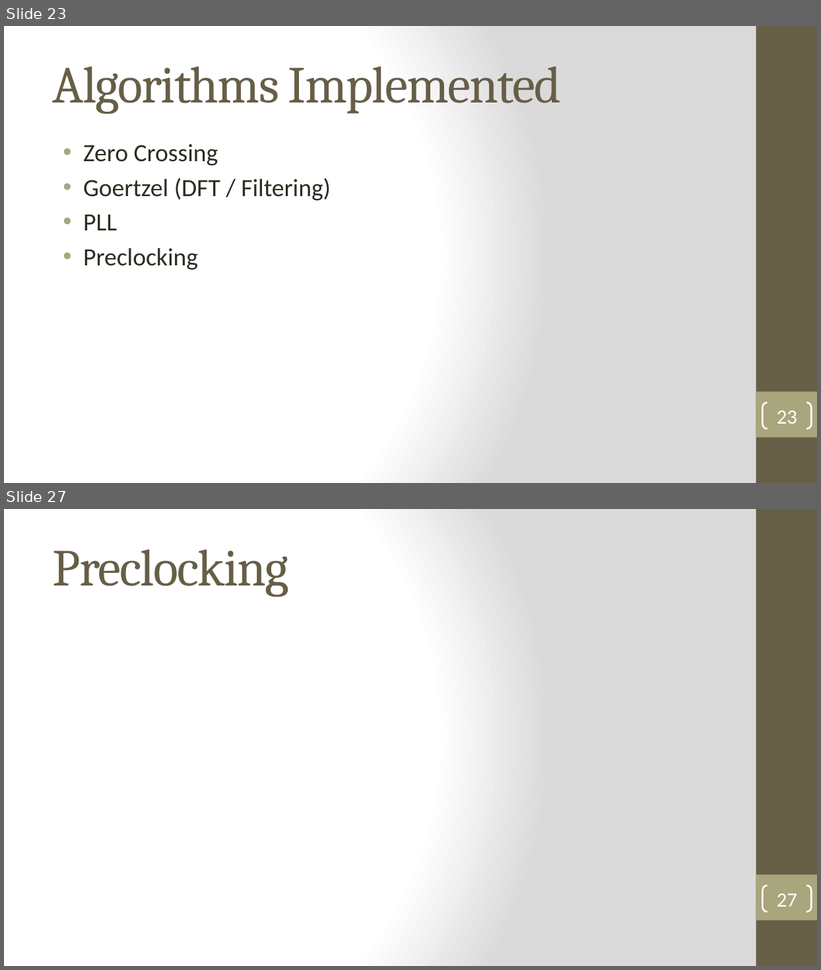
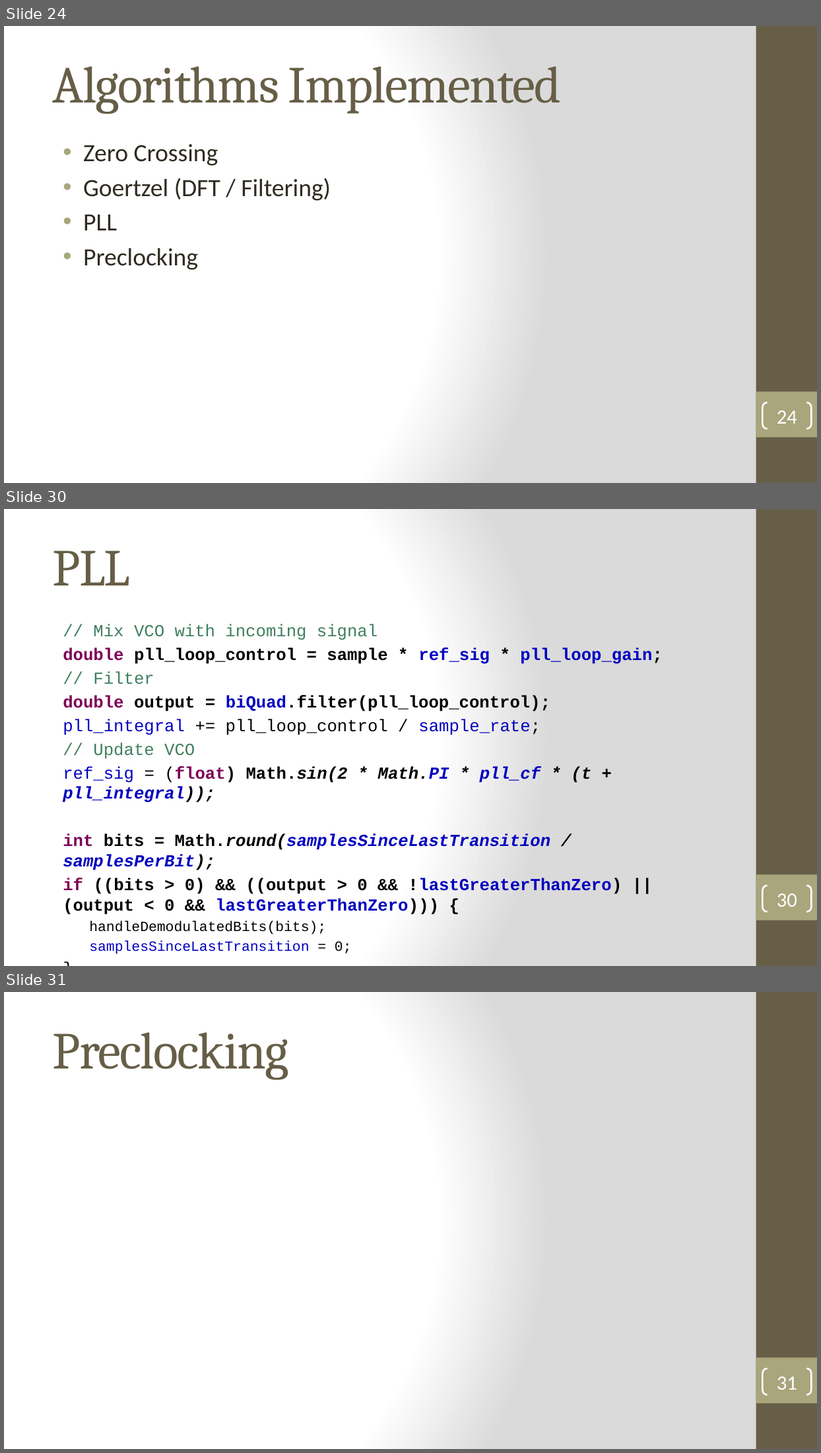
Before and after one commit to robbieford/RRXThesis, a slide deck: Thesis Defense.pptx. Shown one above the other, each under a label of ours: slides 23 and 27 before the commit, slides 24, 30 and 31 after it; the slides between them are not shown. The pictures are 821x970 and 821x1453 pixels, drawn with LibreOffice and Linux fonts; fonts in the diff are those of the drawing. Boxes give left, top, right and bottom in pixels: in the first picture for what was removed or moved away, otherwise in the second. Text is boxed around its words. In the diff, an @@ line names an element or a change of style, - is before the commit and + after.

```diff
--- a/Thesis Defense.pptx
+++ b/Thesis Defense.pptx
@@ slide 30 added at <box>4,509,817,966</box>, background gradient #FFFFFF to #DADADA; not listed: 2 template elements that a slide beside it also shows @@
@@ title added at <box>53,551,130,586</box>, 46 pt, text #675E47 @@
+PLL
@@ text added at <box>63,624,663,935</box>, 15 pt, text #000000, bold @@
+// Mix VCO with incoming signal
+double pll_loop_control = sample * ref_sig * pll_loop_gain;
+// Filter
+double output = biQuad.filter(pll_loop_control);
+pll_integral += pll_loop_control / sample_rate;
+// Update VCO
+ref_sig = (float) Math.sin(2 * Math.PI * pll_cf * (t + pll_integral));
+int bits = Math.round(samplesSinceLastTransition / samplesPerBit);
+if ((bits > 0) && ((output > 0 && !lastGreaterThanZero) || (output < 0 && lastGreaterThanZero))) {
+  handleDemodulatedBits(bits);
+  samplesSinceLastTransition = 0;
+}
@@ page number added at <box>762,885,811,912</box>, outline #FFFFFF 1.5 pt, 18 pt, text #FFFFFF @@
+30
@@ what was slide 23 is now slide 24 @@
@@ page number at <box>777,411,797,424</box>: text changed @@
-23
+24
@@ what was slide 27 is now slide 31 @@
@@ page number at <box>777,1377,797,1390</box>: text changed @@
-27
+31
```
Also in this commit, not shown: 17 slides changed, 7 other slides added, 2 slides removed, 2 other files.
